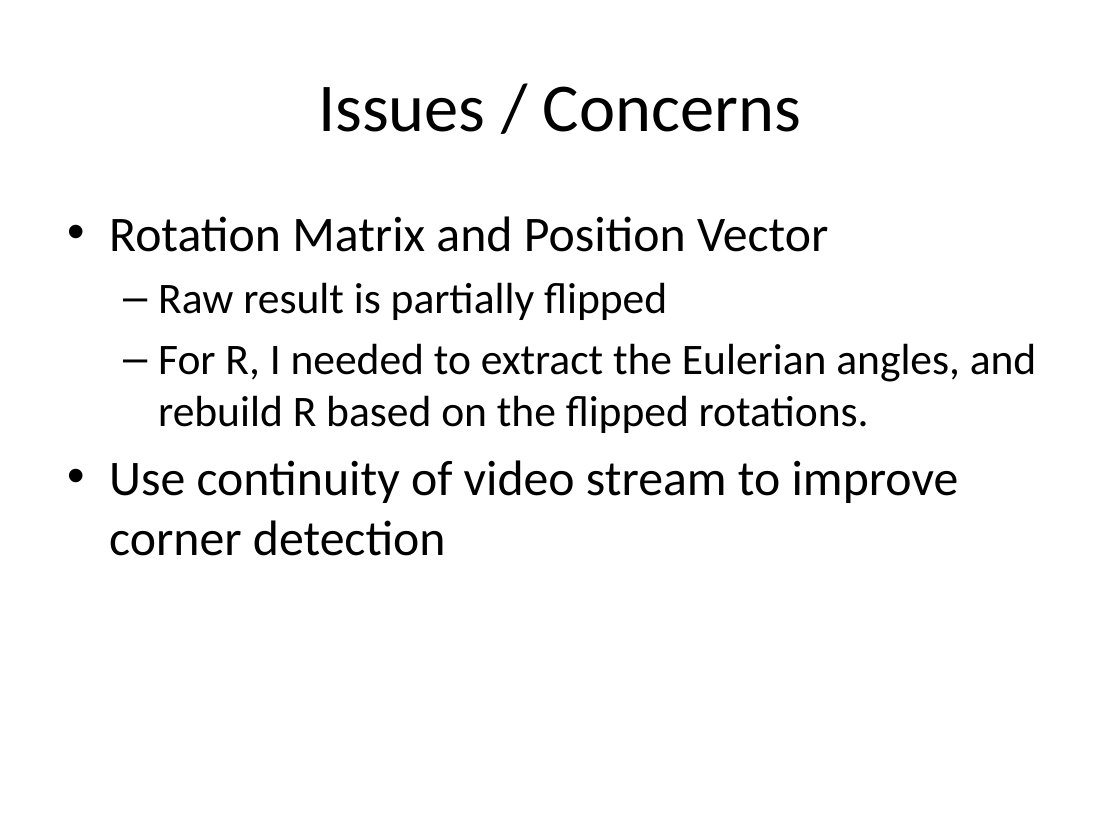
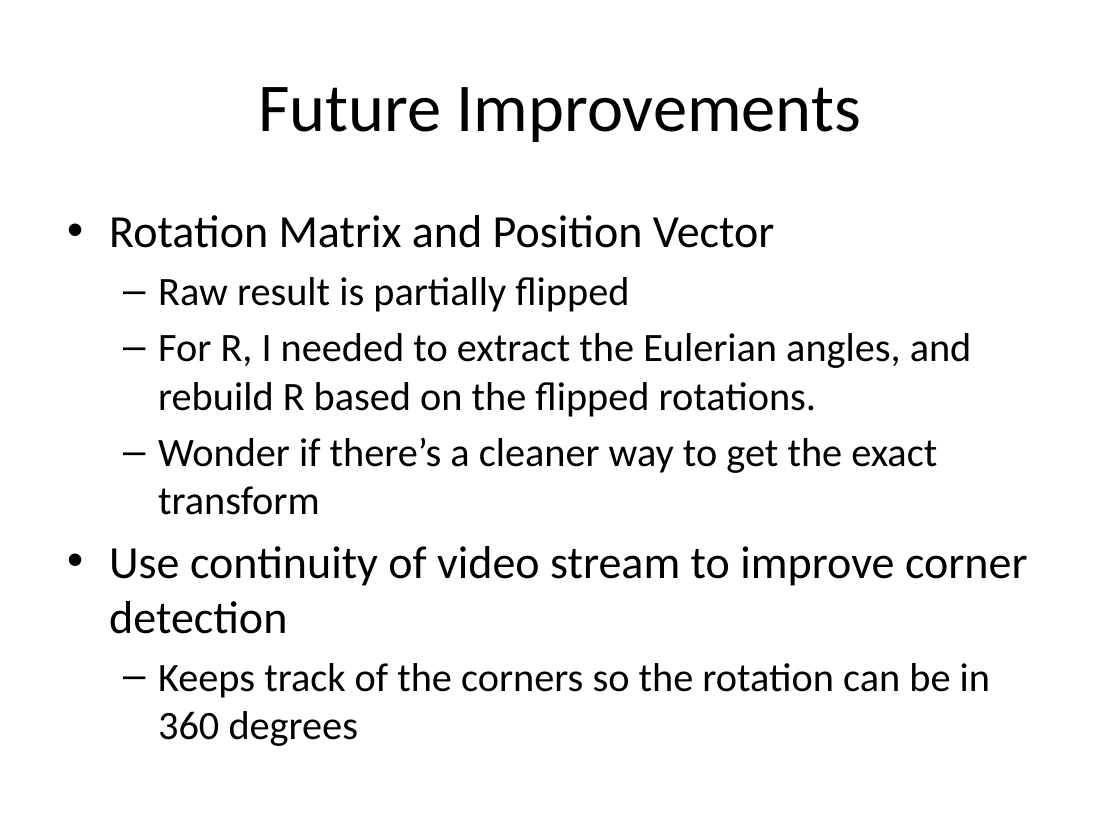
Before and after one commit to lhr0909/MonoCameraRecovery, a slide deck: slide 13 of paper_presentation/Monocamera Recovery.pptx. Drawn at 1120x840 pixels with LibreOffice and Linux fonts; fonts in the diff are those of the drawing. Boxes give left, top, right and bottom in pixels: in the first picture for what was removed or moved away, otherwise in the second. Text is boxed around its words. In the diff, an @@ line names an element or a change of style, - is before the commit and + after.

```diff
--- a/paper_presentation/Monocamera Recovery.pptx
+++ b/paper_presentation/Monocamera Recovery.pptx
@@ title at <box>258,87,861,142</box>: text changed @@
-Issues / Concerns
+Future Improvements
@@ text at <box>109,215,1028,634</box>: size 32 to 29.6 pt in "Rotation Matrix and Position Vector", "Use continuity of video stream to improve ..."; size 28 to 25.9 pt in "Raw result is partially flipped", "For R, I needed to extract the ..." @@
@@ text at <box>158,437,937,515</box>: paragraph added @@
+  – Wonder if there’s a cleaner way to get the exact transform
@@ text at <box>158,663,990,746</box>: paragraph added @@
+  – Keeps track of the corners so the rotation can be in 360 degrees
```
Also in this commit, not shown: 2 other slides changed, 1 other file.
